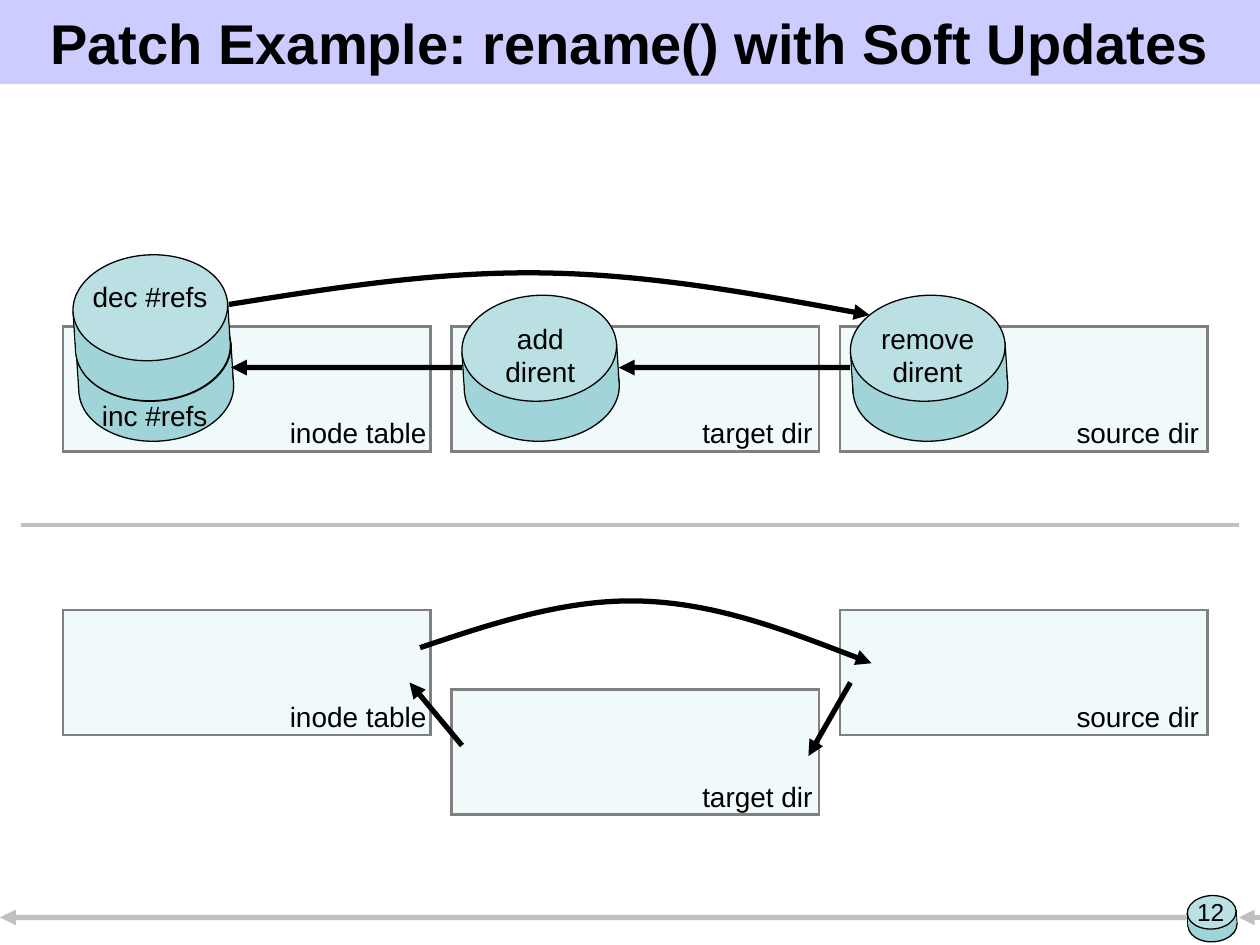
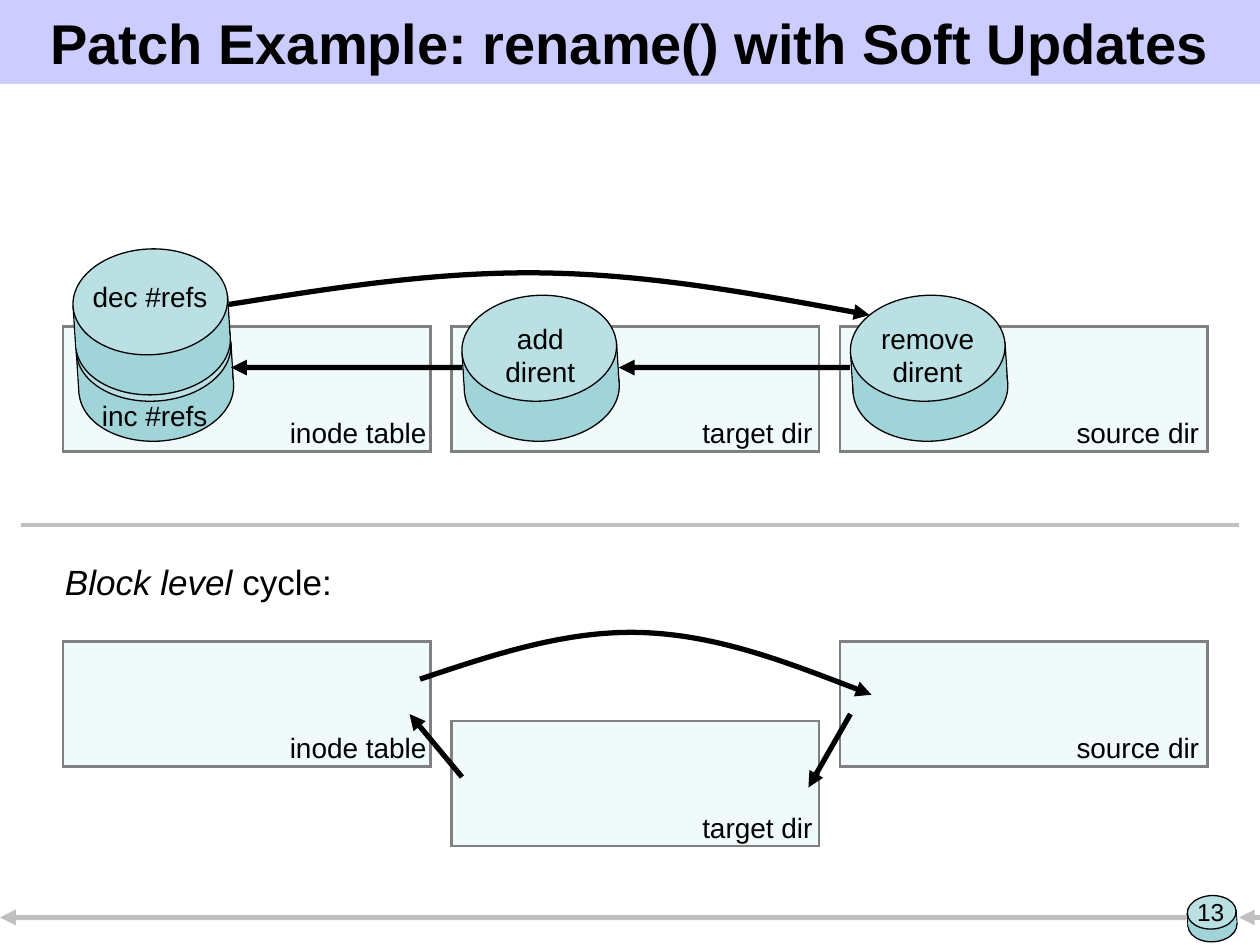
Before and after one commit to ucla-readable/fstitch-doc, a slide deck: slide 13 of sosp/pres.ppt (slide 12 before the commit). Drawn at 1260x945 pixels with LibreOffice and Linux fonts; fonts in the diff are those of the drawing. Boxes give left, top, right and bottom in pixels: in the first picture for what was removed or moved away, otherwise in the second. Text is boxed around its words. In the diff, an @@ line names an element or a change of style, - is before the commit and + after.

```diff
--- a/sosp/pres.ppt
+++ b/sosp/pres.ppt
@@ 2 ellipses, 2 rectangles: place and size @@
-2 ellipses, 2 rectangles at (70, 250, 233, 405)
+2 ellipses, 2 rectangles at (70, 245, 233, 398)
@@ text added at (102, 338, 207, 356), 16 pt, text #000000 @@
+inc #refs
@@ text added at (65, 569, 332, 602), 20 pt, text #000000, italic @@
+Block level cycle:
@@ 3 texts, 3 rectangles, 2 arrows, 1 freeform shape: place and size @@
-3 texts, 3 rectangles, 2 arrows, 1 freeform shape at (63, 598, 1208, 814)
+3 texts, 3 rectangles, 2 arrows, 1 freeform shape at (63, 630, 1208, 845)
@@ page number at (1197, 904, 1224, 926): text changed @@
-12
+13
```
Also in this commit, not shown: 7 other slides changed, 3 slides added, 1 slide removed.
